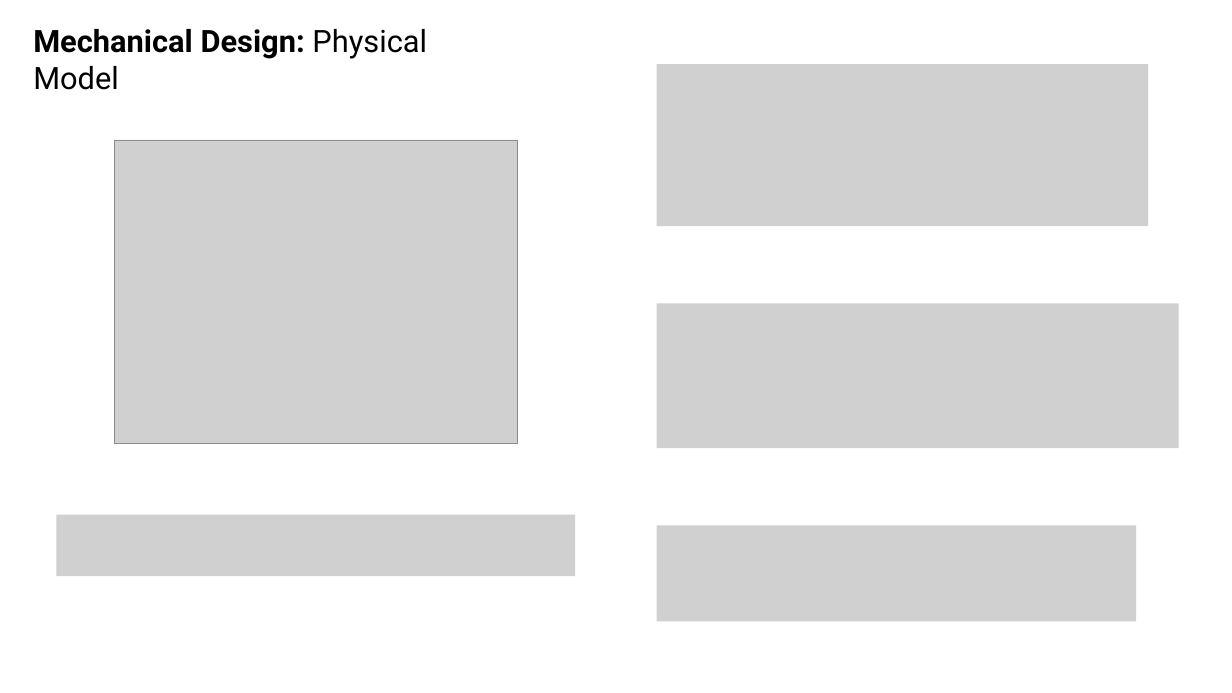
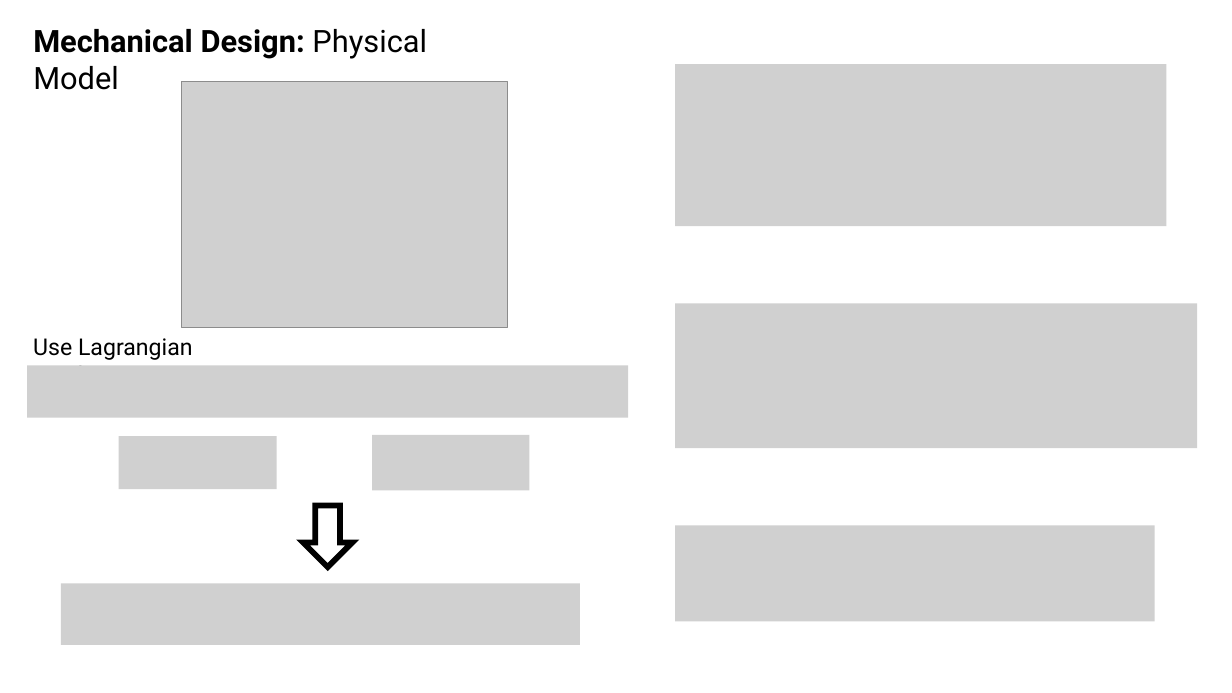
Before and after one commit to Klaaktu/balance-bot, a slide deck: slide 4 of Presentation/Presentation1.pptx. Drawn at 1232x693 pixels with LibreOffice and Linux fonts; fonts in the diff are those of the drawing; grey boxes stand for pictures. Boxes give left, top, right and bottom in pixels: in the first picture for what was removed or moved away, otherwise in the second. Text is boxed around its words. In the diff, an @@ line names an element or a change of style, - is before the commit and + after.

```diff
--- a/Presentation/Presentation1.pptx
+++ b/Presentation/Presentation1.pptx
@@ picture: place and size @@
-picture at (115, 140, 518, 444)
+picture at (181, 81, 507, 327)
@@ text added at (33, 338, 193, 365), 18 pt, text #000000 @@
+Use Lagrangian mechanics:
@@ picture added at (27, 365, 628, 418) @@
@@ picture added at (118, 436, 276, 490) @@
@@ picture added at (372, 435, 530, 491) @@
@@ down arrow added at (303, 506, 352, 567), fill #FFFFFF, outline #000000 4.5 pt @@
@@ picture removed at (56, 515, 576, 577) @@
@@ 3 pictures: place and size @@
-3 pictures at (657, 64, 1179, 622)
+3 pictures at (676, 64, 1198, 622)
@@ picture added at (61, 583, 580, 645) @@
```
Also in this commit, not shown: 7 other slides changed, 1 slide added, 1 slide removed, 6 other files.
